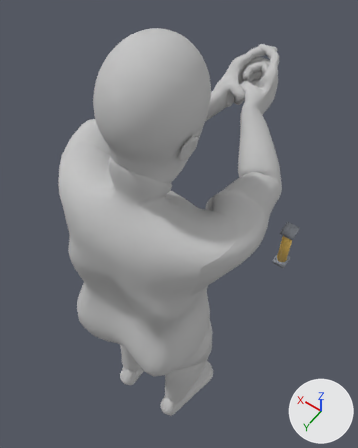
Before and after pictures for a commit that changed the Blender file character-base/characters/dwarf_blank/dwarf_blank.blend.
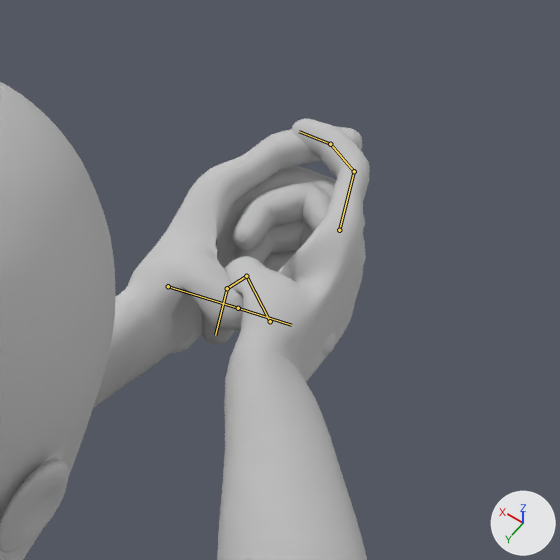
Old and new are each drawn whole from a 50 mm camera at (-0.438, 0.472, 1.742) aimed at (0.042, -0.201, 0.685) and again close up on the part from 50% to 92% of the width and 3% to 36% of the height. Every picture has the same lights, and +X, +Y and +Z are marked at lower right. The older version's two pictures come first. Both versions are drawn at frame 0 of the action 'pistol_fire_2h'; the numbers are the values there. The bones that change are drawn over the model as lines in the close-ups.

In view in the first close-up: 'Forearm_L', 'Forearm_R', 'Hand_L', 'Hand_R', 'Head'.
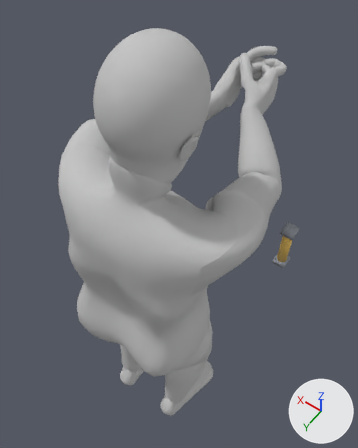
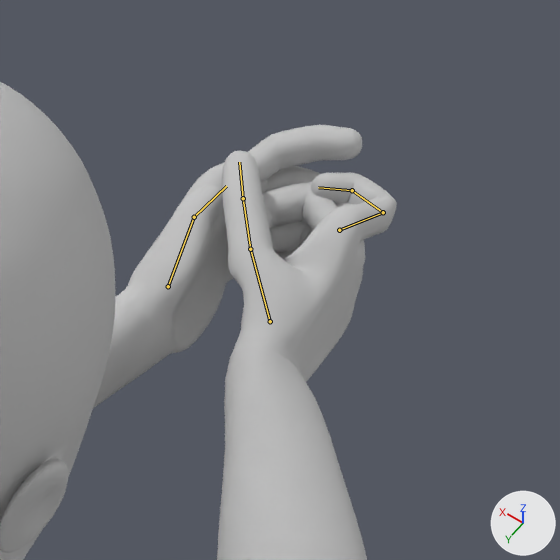
The change, as a diff of the scene's bpy script:
```diff
--- a/character-base/characters/dwarf_blank/dwarf_blank.blend.py
+++ b/character-base/characters/dwarf_blank/dwarf_blank.blend.py
@@ bone_thumb_01_l @@
 bone_thumb_01_l = bpy.data.objects['Rig'].pose.bones['thumb_01_L']  # child of 'hand_L'
-bone_thumb_01_l.rotation_quaternion = (0.821, 0.383, 0.179, 0.383)  # degrees (50, 0, 50)
+bone_thumb_01_l.rotation_quaternion = (0.963, -0.083, 0.022, -0.257)  # degrees (-10, 0, -30)
@@ bone_thumb_02_l @@
 bone_thumb_02_l = bpy.data.objects['Rig'].pose.bones['thumb_02_L']  # child of 'thumb_01_L'
-bone_thumb_02_l.rotation_quaternion = (0.99, 0.139, 0.0, 0.0)  # degrees (16, 0, 0)
+bone_thumb_02_l.rotation_quaternion = (0.981, 0.192, 0.0, 0.0)  # degrees (22, 0, 0)
@@ bone_index_01_r @@
 bone_index_01_r = bpy.data.objects['Rig'].pose.bones['index_01_R']  # child of 'hand_R'
-bone_index_01_r.rotation_quaternion = (0.995, 0.105, 0.0, 0.0)  # degrees (12, 0, 0)
+bone_index_01_r.rotation_quaternion = (0.951, -0.168, 0.045, 0.255)  # degrees (-17, 10, 28)
@@ bone_index_02_r @@
 bone_index_02_r = bpy.data.objects['Rig'].pose.bones['index_02_R']  # child of 'index_01_R'
-bone_index_02_r.rotation_quaternion = (0.954, 0.301, 0.0, 0.0)  # degrees (35, 0, 0)
+bone_index_02_r.rotation_quaternion = (0.768, 0.641, 0.0, 0.0)  # degrees (80, 0, 0)
@@ bone_index_03_r @@
 bone_index_03_r = bpy.data.objects['Rig'].pose.bones['index_03_R']  # child of 'index_02_R'
-bone_index_03_r.rotation_quaternion = (0.985, 0.174, 0.0, 0.0)  # degrees (20, 0, 0)
+bone_index_03_r.rotation_quaternion = (0.9, 0.437, 0.0, 0.0)  # degrees (52, 0, 0)
@@ bone_thumb_01_r @@
 bone_thumb_01_r = bpy.data.objects['Rig'].pose.bones['thumb_01_R']  # child of 'hand_R'
-bone_thumb_01_r.rotation_quaternion = (0.906, 0.423, 0.0, 0.0)  # degrees (50, 0, 0)
+bone_thumb_01_r.rotation_quaternion = (0.979, 0.159, -0.02, -0.122)  # degrees (18, 0, -14)
@@ bone_thumb_02_r @@
 bone_thumb_02_r = bpy.data.objects['Rig'].pose.bones['thumb_02_R']  # child of 'thumb_01_R'
-bone_thumb_02_r.rotation_quaternion = (0.94, 0.342, 0.0, 0.0)  # degrees (40, 0, 0)
+bone_thumb_02_r.rotation_quaternion = (1.0, 0.029, 0.0, 0.0)  # degrees (3, 0, 0)
@@ bone_thumb_03_r @@
 bone_thumb_03_r = bpy.data.objects['Rig'].pose.bones['thumb_03_R']  # child of 'thumb_02_R'
-bone_thumb_03_r.rotation_quaternion = (0.887, 0.462, 0.0, 0.0)  # degrees (55, 0, 0)
+bone_thumb_03_r.rotation_quaternion = (0.999, 0.04, 0.0, 0.0)  # degrees (5, 0, 0)
```

Pixel boxes [x1, y1, x2, y2] of what changed, in the close-ups (560 x 560 px):
'Hand_R', posed (12% shorter)
    before: [202, 118, 370, 382]
    after: [222, 150, 397, 382]
'Hand_L', posed
    before: [120, 126, 365, 356]
    after: [120, 125, 362, 356]
bone 'thumb_01_L', root to tip
    before: (168, 286) to (238, 308)
    after: (168, 286) to (194, 217)
bone 'thumb_02_L', root to tip
    before: (238, 308) to (291, 325)
    after: (194, 217) to (226, 186)
bone 'index_01_R', root to tip
    before: (339, 230) to (354, 171)
    after: (339, 230) to (383, 212)
bone 'index_02_R', root to tip
    before: (354, 171) to (330, 144)
    after: (383, 212) to (352, 190)
bone 'index_03_R', root to tip
    before: (330, 144) to (299, 131)
    after: (352, 190) to (318, 187)
bone 'thumb_01_R', root to tip
    before: (270, 321) to (246, 276)
    after: (270, 321) to (250, 249)
bone 'thumb_02_R', root to tip
    before: (246, 276) to (227, 288)
    after: (250, 249) to (243, 198)
bone 'thumb_03_R', root to tip
    before: (227, 288) to (215, 335)
    after: (243, 198) to (239, 162)
